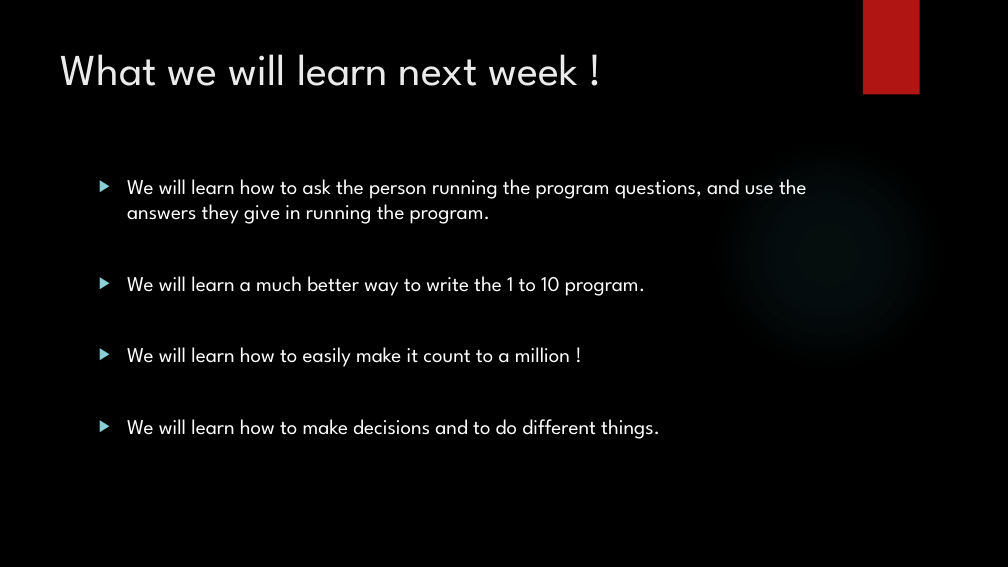
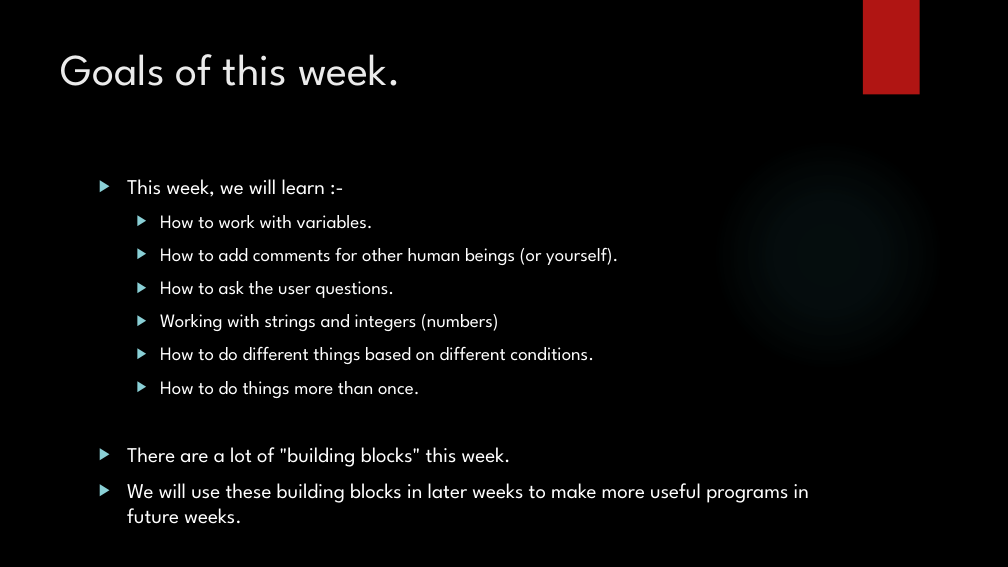
Before and after one commit to davidgroves/DGM_Tutorials, a slide deck: slide 2 of week2/week2.pptx (slide 19 before the commit). Drawn at 1008x567 pixels with LibreOffice and Linux fonts; fonts in the diff are those of the drawing; background and template pictures are left out. Boxes give left, top, right and bottom in pixels: in the first picture for what was removed or moved away, otherwise in the second. Text is boxed around its words. In the diff, an @@ line names an element or a change of style, - is before the commit and + after.

```diff
--- a/week2/week2.pptx
+++ b/week2/week2.pptx
@@ title at <box>61,54,401,86</box>: text changed @@
-What we will learn next week !
+Goals of this week.
@@ text at <box>127,179,809,524</box>: text changed; size 20 to 18 pt @@
-▶ We will learn how to ask the person running the program questions, and use the answers they give in running the program.
-▶ We will learn a much better way to write the 1 to 10 program.
-▶ We will learn how to easily make it count to a million !
-▶ We will learn how to make decisions and to do different things.
+▶ This week, we will learn :-
+  ▶ How to work with variables.
+  ▶ How to add comments for other human beings (or yourself).
+  ▶ How to ask the user questions.
+  ▶ Working with strings and integers (numbers)
+  ▶ How to do different things based on different conditions.
+  ▶ How to do things more than once.
+▶ There are a lot of "building blocks" this week.
+▶ We will use these building blocks in later weeks to make more useful programs in future weeks.
```
Also in this commit, not shown: 1 other slide changed, 16 slides added, 17 slides removed.
